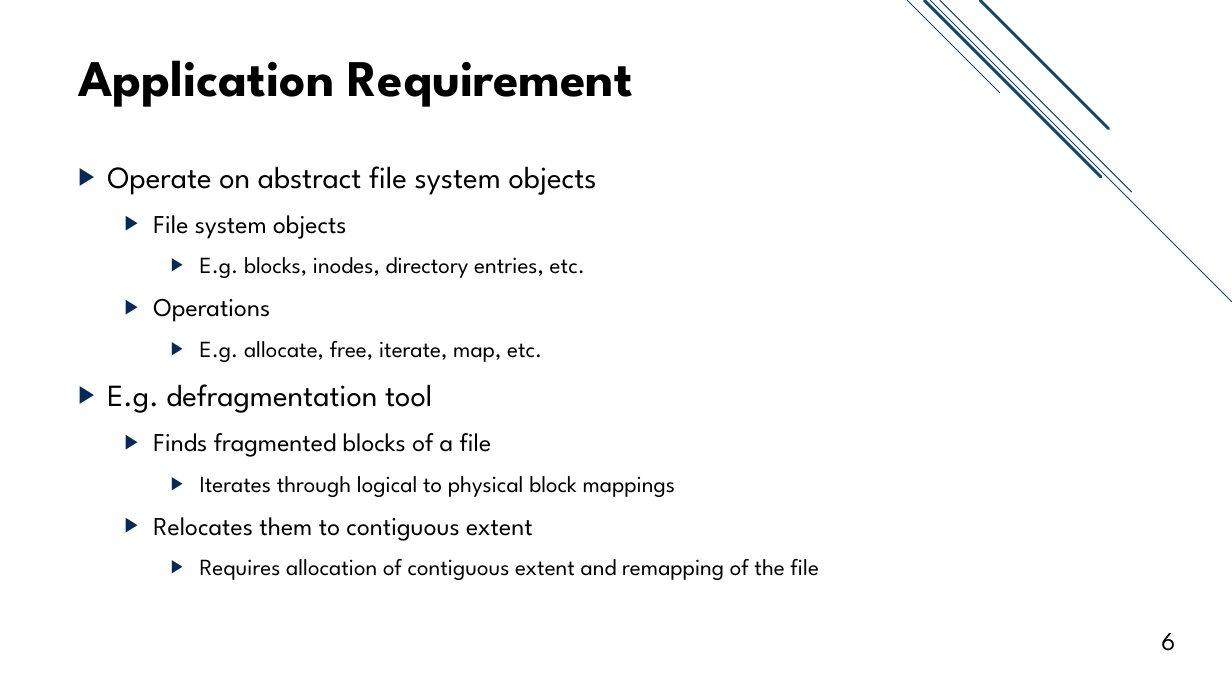
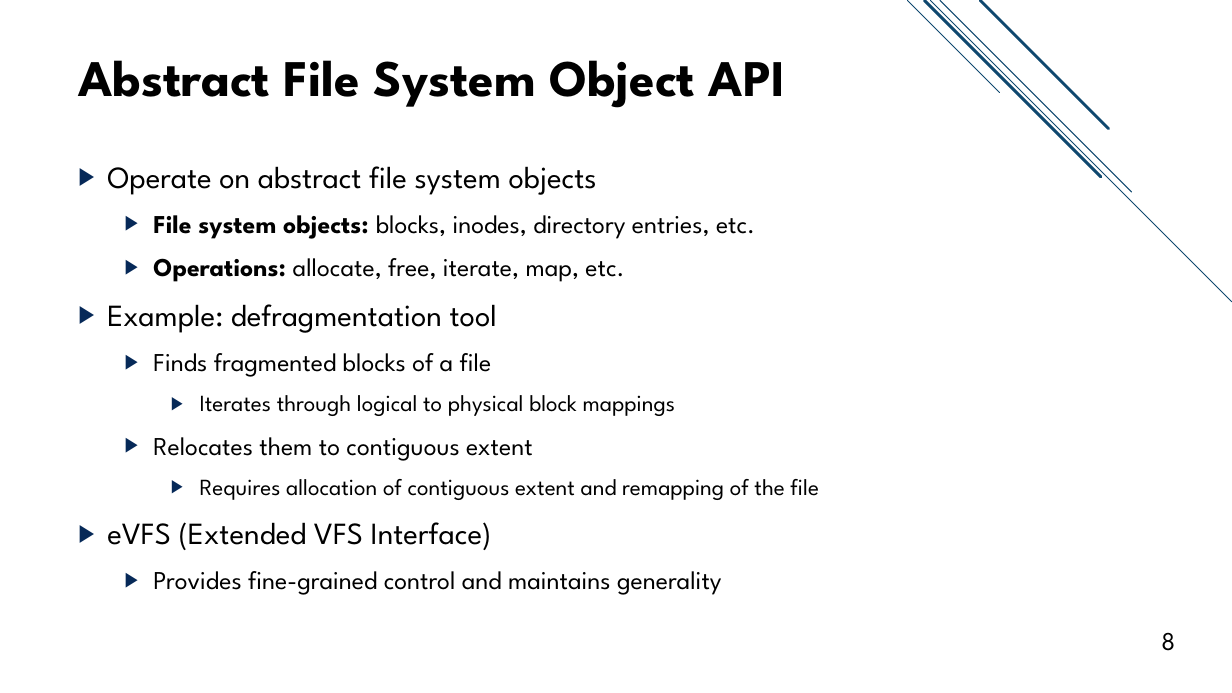
Before and after one commit to jacksun007/evfs-paper, a slide deck: slide 8 of slide/evfs_talk.pptx (slide 6 before the commit). Drawn at 1232x693 pixels with LibreOffice and Linux fonts; fonts in the diff are those of the drawing. Boxes give left, top, right and bottom in pixels: in the first picture for what was removed or moved away, otherwise in the second. Text is boxed around its words. In the diff, an @@ line names an element or a change of style, - is before the commit and + after.

```diff
--- a/slide/evfs_talk.pptx
+++ b/slide/evfs_talk.pptx
@@ title at (78,60,786,108): text changed @@
-Application Requirement
+Abstract File System Object API
@@ text at (107,215,755,333): text changed; size 18 to 20 pt @@
-  ▶ File system objects
-    ▶ E.g. blocks, inodes, directory entries, etc.
-  ▶ Operations
-    ▶ E.g. allocate, free, iterate, map, etc.
-▶ E.g. defragmentation tool
+  ▶ File system objects: blocks, inodes, directory entries, etc.
+  ▶ Operations: allocate, free, iterate, map, etc.
+▶ Example: defragmentation tool
@@ text at (107,522,722,595): paragraphs added @@
+▶ eVFS (Extended VFS Interface)
+  ▶ Provides fine-grained control and maintains generality
@@ page number at (1161,632,1175,651): text changed @@
-6
+8
```
Also in this commit, not shown: 10 other slides changed, 16 slides added, 2 slides removed.
